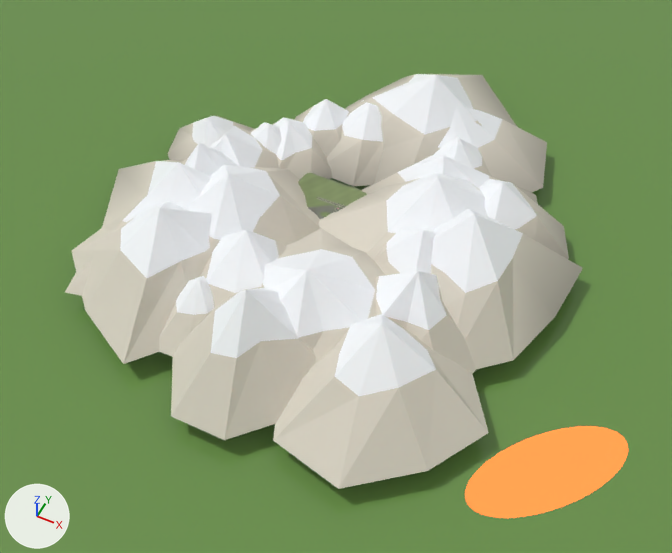
The Blender file tools/blender/scenes/alpe.blend, before and after one commit.
One viewpoint serves both versions: a 50 mm camera at (3258.0, -5881.0, 8149.0) aimed at (693.0, -750.0, 1736.0). The lights are fixed; the arrows at lower left show +X, +Y and +Z. The older version comes first.

Before the edit, the objects in view are built like this:
```python
ob_solid_000 = bpy.data.objects.new('Solid_000', me_solid_000)
ob_solid_000.location = (0.0, 0.0, 0.0)
ob_solid_001 = bpy.data.objects.new('Solid_001', me_solid_001)
ob_solid_001.location = (0.0, 0.0, 0.0)
ob_solid_002 = bpy.data.objects.new('Solid_002', me_solid_002)
ob_solid_002.location = (0.0, 0.0, 0.0)
ob_solid_004 = bpy.data.objects.new('Solid_004', me_solid_004)
ob_solid_004.location = (0.0, 0.0, 0.0)
ob_solid_012 = bpy.data.objects.new('Solid_012', me_solid_012)
ob_solid_012.location = (0.0, 0.0, 0.0)
ob_solid_030 = bpy.data.objects.new('Solid_030', me_solid_030)
ob_solid_030.location = (0.0, 0.0, 0.0)
ob_solid_031 = bpy.data.objects.new('Solid_031', me_solid_031)
ob_solid_031.location = (0.0, 0.0, 0.0)
ob_solid_032 = bpy.data.objects.new('Solid_032', me_solid_032)
ob_solid_032.location = (0.0, 0.0, 0.0)
ob_sun = bpy.data.objects.new('Sun', me_sun)
ob_sun.location = (0.0, 0.0, 0.0)
# also in view: 'Land_015' at (-49.0, 924.0, 911.0); 'Solid_029' at (1053.0, 2143.0, 1439.0); 'Sea' at (31.0, 378.0, 721.0); 'Solid_023' at (1446.0, 724.0, 1444.0)
```
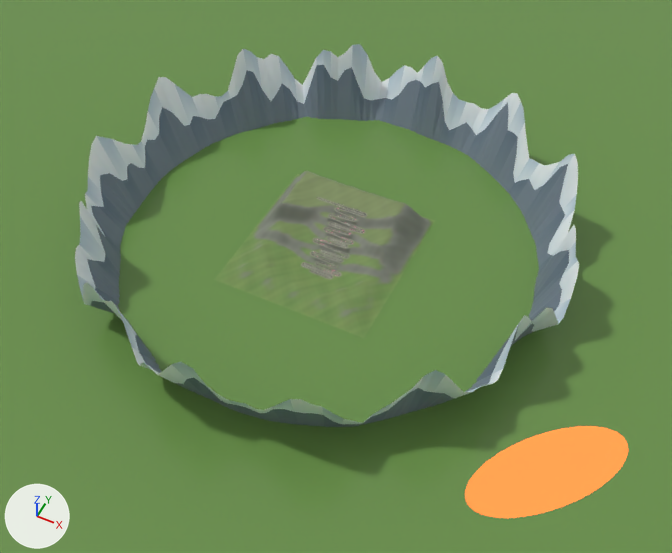
Patch to the scene script:
```diff
--- a/tools/blender/scenes/alpe.blend.py
+++ b/tools/blender/scenes/alpe.blend.py
@@ mat_peaks @@
+mat_peaks = bpy.data.materials.new('Peaks')
+mat_peaks.use_nodes = True; mat_peaks.node_tree.nodes.clear()
+_N = mat_peaks.node_tree.nodes; _L = mat_peaks.node_tree.links
+n0 = _N.new('ShaderNodeBsdfPrincipled'); n0.name = 'Principled BSDF'
+n0.inputs[2].default_value = 0.85  # 'Roughness'
+n1 = _N.new('ShaderNodeOutputMaterial'); n1.name = 'Material Output'
+n2 = _N.new('ShaderNodeVertexColor'); n2.name = 'Color Attribute'
+n2.layer_name = 'Color'
+_L.new(n0.outputs[0], n1.inputs[0])  # 'BSDF' to 'Surface'
+_L.new(n2.outputs[0], n0.inputs[0])  # 'Color' to 'Base Color'
@@ me_solid_000 @@
-me_solid_000.from_pydata(...)  # 318 vertices, 191 faces; spans x -809.0..767.0, y -2324.0..56.0, z 737.0..1948.0
+me_solid_000.from_pydata(...)  # 240 vertices, 150 faces; spans x 216.0..241.0, y -11.0..-8.0, z 737.0..739.0
+# me_solid_000 part 1: 9 loose pieces with 78 vertices, spanning x -809.0..767.0, y -2324.0..56.0, z 944.0..1948.0, are deleted
 me_solid_000.materials.append(mat_solid)
@@ me_solid_001 @@
-me_solid_001.from_pydata(...)  # 629 vertices, 386 faces; spans x 222.0..2112.0, y -2301.0..47.0, z 736.0..1822.0
+me_solid_001.from_pydata(...)  # 560 vertices, 350 faces; spans x 222.0..266.0, y -9.0..47.0, z 736.0..739.0
+# me_solid_001 part 2: 8 loose pieces with 69 vertices, spanning x 265.0..2112.0, y -2301.0..-208.0, z 944.0..1822.0, are deleted
 me_solid_001.materials.append(mat_solid)
@@ me_solid_002 @@
-me_solid_002.from_pydata(...)  # 418 vertices, 251 faces; spans x -2611.0..265.0, y -2030.0..563.0, z 732.0..1910.0
+me_solid_002.from_pydata(...)  # 280 vertices, 175 faces; spans x -116.0..-65.0, y 26.0..83.0, z 732.0..735.0
+# me_solid_002 part 3: 15 loose pieces with 138 vertices, spanning x -2611.0..265.0, y -2030.0..563.0, z 944.0..1910.0, are deleted
 me_solid_002.materials.append(mat_solid)
@@ me_solid_004 @@
-me_solid_004.from_pydata(...)  # 378 vertices, 223 faces; spans x -93.0..2571.0, y -1794.0..515.0, z 734.0..1944.0
+me_solid_004.from_pydata(...)  # 280 vertices, 175 faces; spans x 275.0..324.0, y 62.0..117.0, z 734.0..738.0
+# me_solid_004 part 4: 12 loose pieces with 98 vertices, spanning x -93.0..2571.0, y -1794.0..515.0, z 944.0..1944.0, are deleted
 me_solid_004.materials.append(mat_solid)
@@ me_solid_012 @@
-me_solid_012.from_pydata(...)  # 255 vertices, 154 faces; spans x -194.0..1169.0, y -368.0..688.0, z 806.0..1714.0
+me_solid_012.from_pydata(...)  # 240 vertices, 150 faces; spans x 281.0..319.0, y 279.0..335.0, z 806.0..813.0
+# me_solid_012 part 5: the loose piece of 4 vertices spanning x 260.0..843.0, y -116.0..535.0, z 944.0..1393.0 is deleted
+# me_solid_012 part 6: the loose piece of 4 vertices spanning x -194.0..772.0, y -368.0..688.0, z 944.0..1437.0 is deleted
+# other edits to the shape of me_solid_012 do not show in these pictures
 me_solid_012.materials.append(mat_solid)
@@ me_solid_023 @@
-me_solid_023.from_pydata(...)  # 349 vertices, 209 faces; spans x 260.0..2631.0, y 22.0..1427.0, z 944.0..1944.0
+me_solid_023.from_pydata(...)  # 280 vertices, 175 faces; spans x 313.0..362.0, y 567.0..622.0, z 944.0..952.0
+# me_solid_023 part 7: 10 loose pieces with 69 vertices, spanning x 260.0..2631.0, y 22.0..1427.0, z 944.0..1944.0, are deleted
 me_solid_023.materials.append(mat_solid)
@@ me_solid_029 @@
-me_solid_029.from_pydata(...)  # 946 vertices, 583 faces; spans x -352.0..2457.0, y 456.0..3829.0, z 944.0..1934.0
+me_solid_029.from_pydata(...)  # 800 vertices, 500 faces; spans x 268.0..319.0, y 709.0..767.0, z 1047.0..1050.0
+# me_solid_029 part 8: 14 loose pieces with 146 vertices, spanning x -352.0..2457.0, y 456.0..3829.0, z 944.0..1934.0, are deleted
 me_solid_029.materials.append(mat_solid)
@@ ob_solid_030 @@
-ob_solid_030 = bpy.data.objects.new('Solid_030', me_solid_030)
@@ ob_solid_031 @@
-ob_solid_031 = bpy.data.objects.new('Solid_031', me_solid_031)
@@ ob_solid_032 @@
-ob_solid_032 = bpy.data.objects.new('Solid_032', me_solid_032)
@@ ob_peaks @@
+ob_peaks = bpy.data.objects.new('Peaks', me_peaks)  # 864 vertices, 360 faces; spans x -2523.0..2669.0, y -2239.0..2995.0, z 608.0..1744.0
+ob_peaks.location = (0.0, 0.0, 0.0)
```

What differs and where, as boxes (x1, y1, x2, y2) in the pictures (672 x 553 px):
'Peaks', added: after (75, 44, 579, 427)
'Solid_002', reshaped (not visible afterwards): before (65, 142, 322, 364)
'Solid_001', reshaped (not visible afterwards): before (261, 249, 436, 489)
'Solid_004', reshaped (not visible afterwards): before (322, 215, 555, 470)
'Solid_000', reshaped (not visible afterwards): before (159, 218, 322, 440)
'Solid_029', reshaped (not visible afterwards): before (319, 75, 569, 258)
'Solid_023', reshaped (not visible afterwards): before (386, 178, 583, 316)
'Solid_032', deleted: before (162, 83, 406, 227)
'Solid_030', deleted: before (353, 74, 476, 186)
'Solid_012', reshaped (not visible afterwards): before (319, 201, 388, 259)
'Solid_031', deleted: before (327, 74, 415, 186)
part 5 of me_solid_012, deleted (mostly hidden): before (374, 243, 387, 259)
part 6 of me_solid_012, deleted: before (319, 201, 388, 253)
'Land_001', unchanged, uncovered by the edit: after (214, 235, 316, 298)
'Land_000', unchanged, uncovered by the edit: after (262, 269, 367, 338)
'Land_002', unchanged, uncovered by the edit: after (312, 258, 395, 333)
'Land_014', unchanged, uncovered by the edit: after (335, 192, 435, 247)
